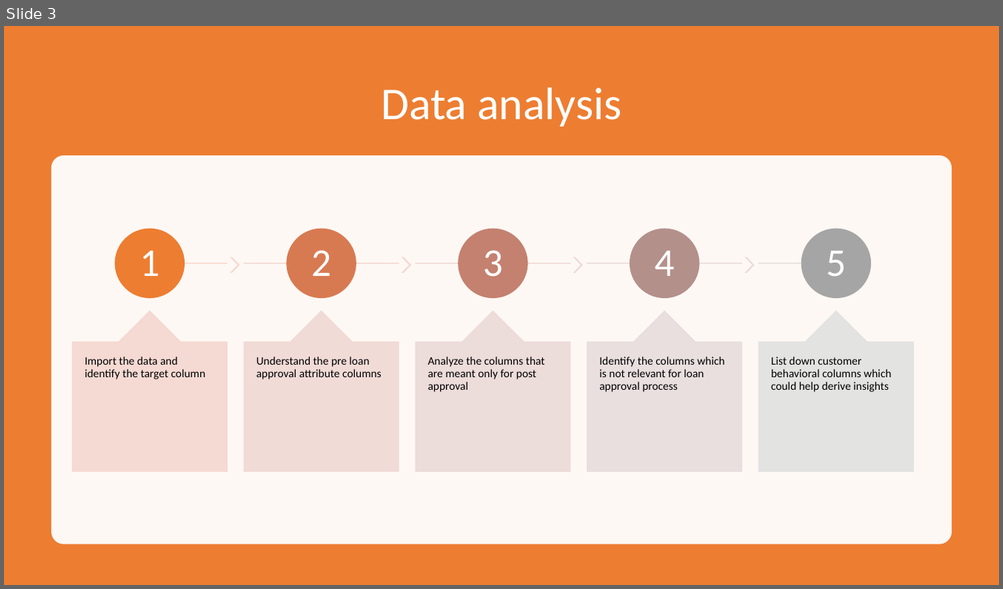
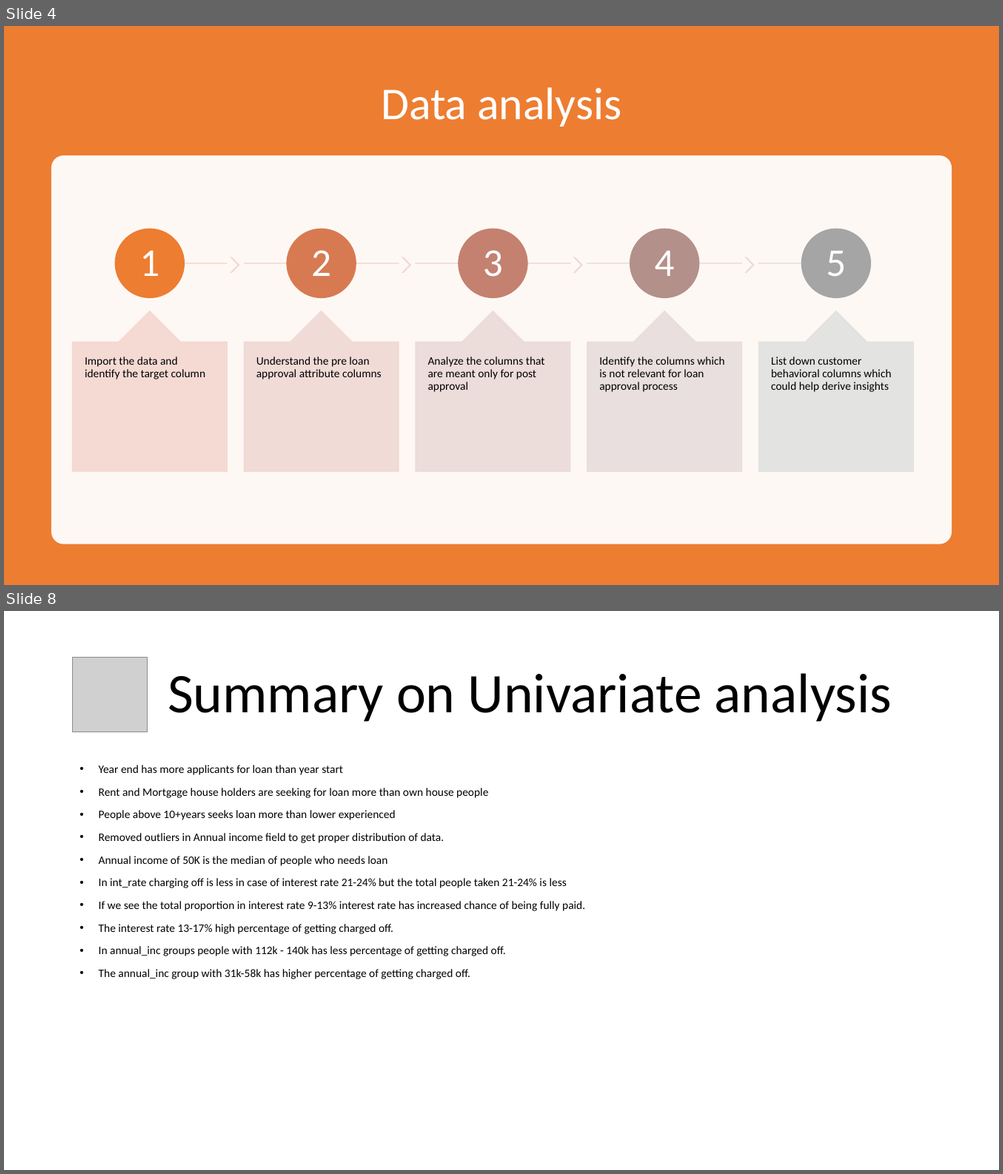
Before and after one commit to bharathsanjai/lending-club-case-study, a slide deck: lending-club-case-study.pptx. Shown one above the other, each under a label of ours: slide 3 before the commit, slides 4 and 8 after it; the slides between them are not shown. The pictures are 1003x589 and 1003x1174 pixels, drawn with LibreOffice and Linux fonts; fonts in the diff are those of the drawing; grey boxes stand for pictures. Boxes give left, top, right and bottom in pixels: in the first picture for what was removed or moved away, otherwise in the second. Text is boxed around its words. In the diff, an @@ line names an element or a change of style, - is before the commit and + after.

```diff
--- a/lending-club-case-study.pptx
+++ b/lending-club-case-study.pptx
@@ slide 8 added at box(4, 611, 999, 1170), background #FFFFFF @@
@@ picture added at box(73, 658, 148, 732) @@
@@ title added at box(168, 673, 891, 722), 54 pt, text #000000 @@
+Summary on Univariate analysis
@@ text added at box(99, 765, 585, 980), 11 pt, text #000000 @@
+• Year end has more applicants for loan than year start
+• Rent and Mortgage house holders are seeking for loan more than own house people
+• People above 10+years seeks loan more than lower experienced
+• Removed outliers in Annual income field to get proper distribution of data.
+• Annual income of 50K is the median of people who needs loan
+• In int_rate charging off is less in case of interest rate 21-24% but the total people taken 21-24% is less
+• If we see the total proportion in interest rate 9-13% interest rate has increased chance of being fully paid.
+• The interest rate 13-17% high percentage of getting charged off.
+• In annual_inc groups people with 112k - 140k has less percentage of getting charged off.
+• The annual_inc group with 31k-58k has higher percentage of getting charged off.
@@ what was slide 3 is now slide 4 @@
```
Also in this commit, not shown: 2 slides changed, 7 other slides added.
